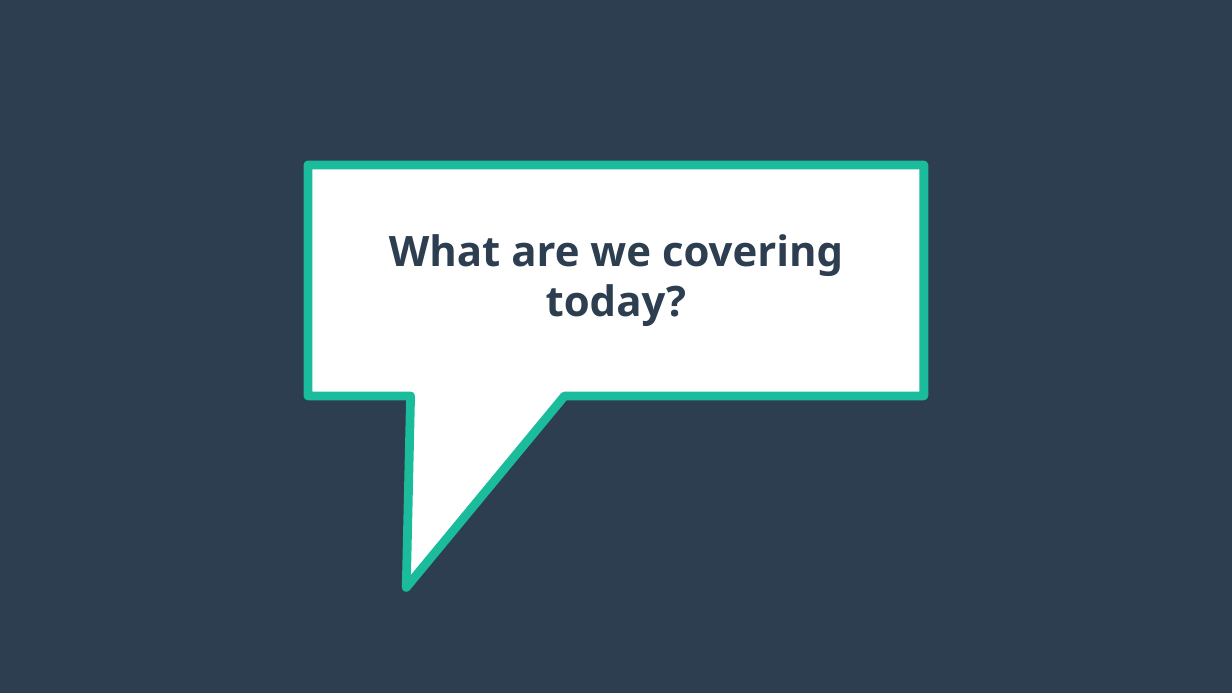
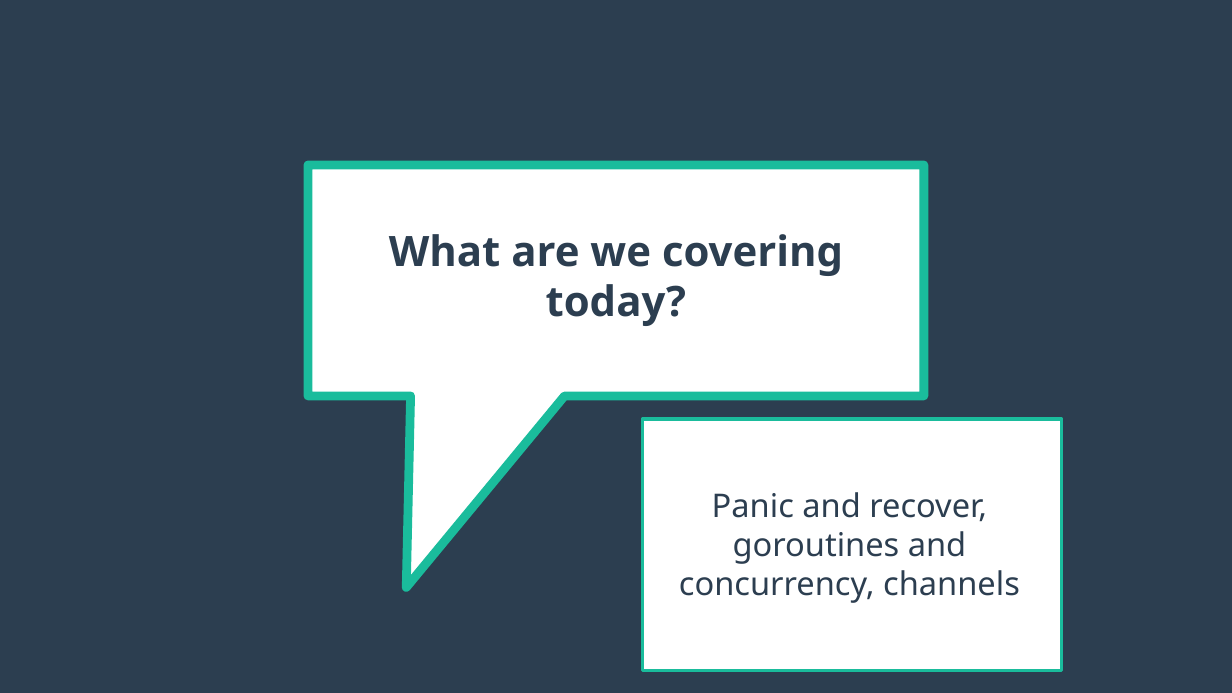
Before and after one commit to calvincramer/golang-training-3-completed, a slide deck: slide 2 of presentation-3.odp. Drawn at 1232x693 pixels with LibreOffice and Linux fonts; fonts in the diff are those of the drawing. Boxes give left, top, right and bottom in pixels: in the first picture for what was removed or moved away, otherwise in the second. Text is boxed around its words. In the diff, an @@ line names an element or a change of style, - is before the commit and + after.

```diff
--- a/presentation-3.odp
+++ b/presentation-3.odp
@@ rectangle added at [643, 419, 1062, 671], fill #FFFFFF, outline #1ABC9C 2.15 pt @@
@@ text added at [679, 492, 1020, 603], 21 pt, text #2C3E50 @@
+Panic and recover, goroutines and concurrency, channels
```
Also in this commit, not shown: 3 other slides changed, 24 slides added, 3 slides removed, 1 other file.
